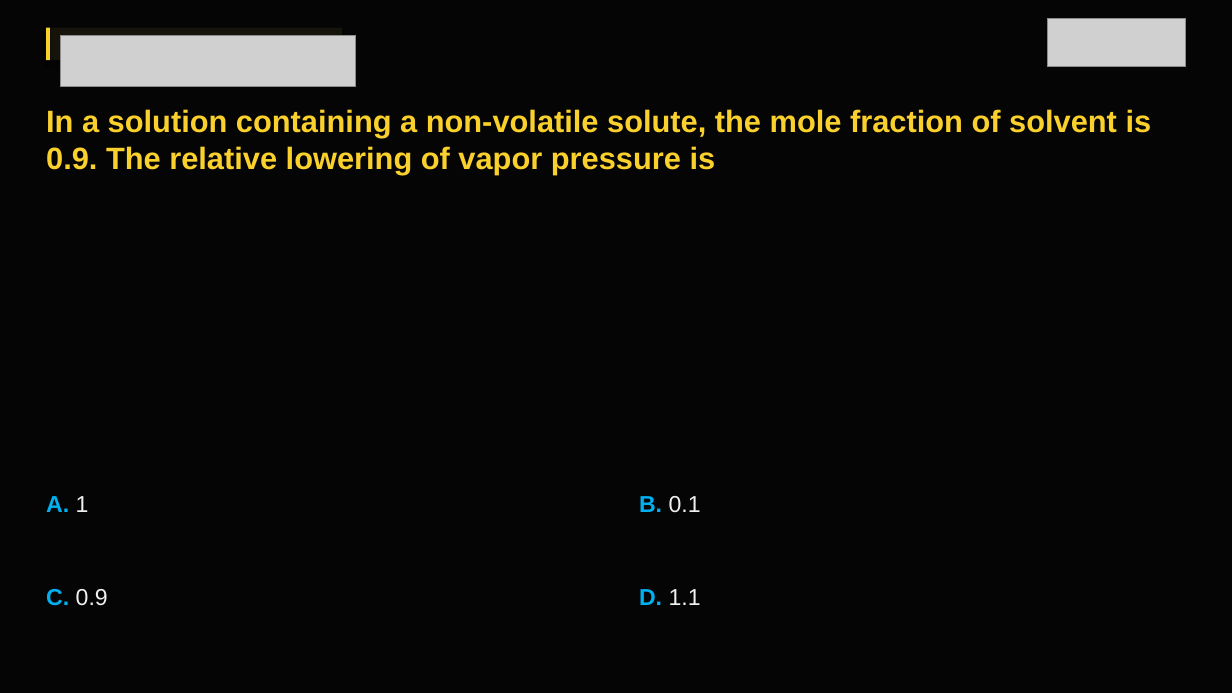
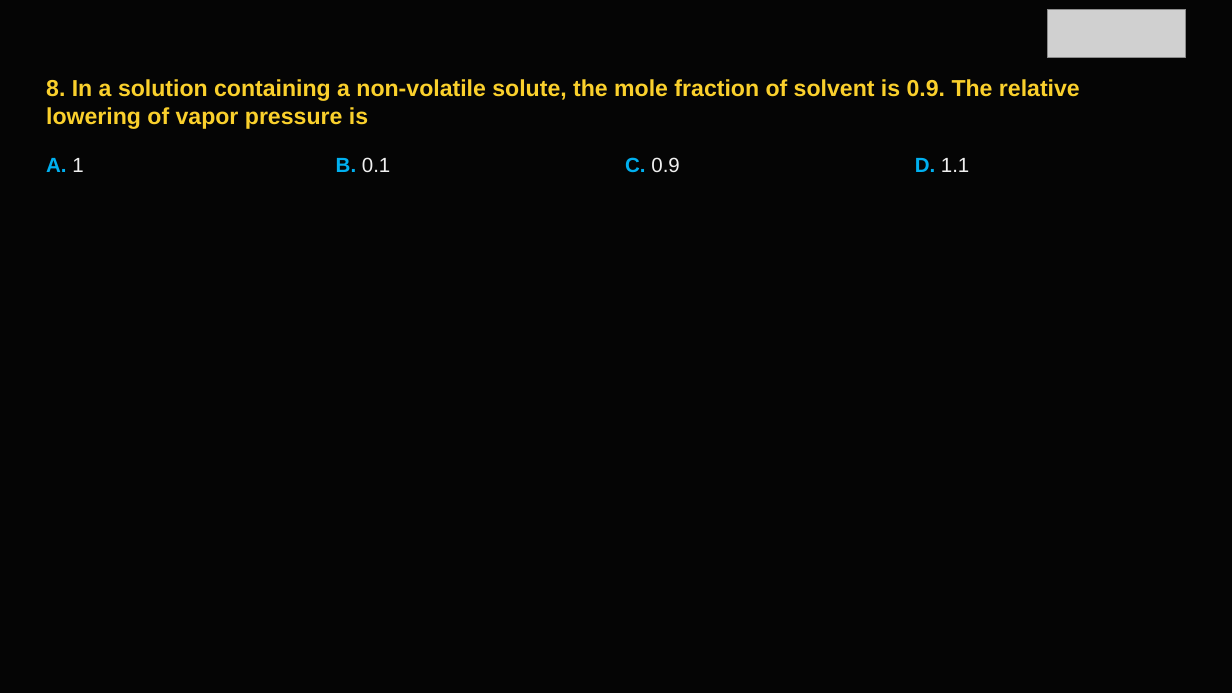
Before and after one commit to lekhan-03/PDFtoSLIDES, a slide deck: slide 9 of data/outputs/chemistry_v4.pptx (slide 10 before the commit). Drawn at 1232x693 pixels with LibreOffice and Linux fonts; fonts in the diff are those of the drawing; grey boxes stand for pictures. Boxes give left, top, right and bottom in pixels: in the first picture for what was removed or moved away, otherwise in the second. Text is boxed around its words. In the diff, an @@ line names an element or a change of style, - is before the commit and + after.

```diff
--- a/data/outputs/chemistry_v4.pptx
+++ b/data/outputs/chemistry_v4.pptx
@@ rectangle removed at [46, 28, 342, 60] @@
@@ rectangle removed at [46, 28, 50, 60] @@
@@ picture: place and size @@
-picture at [1047, 18, 1186, 67]
+picture at [1047, 9, 1186, 57]
@@ picture removed at [60, 35, 356, 86] @@
@@ text at [46, 79, 1080, 129]: text changed; size 24 to 18 pt @@
-In a solution containing a non-volatile solute, the mole fraction of solvent is 0.9. The relative lowering of vapor pressure is
+8. In a solution containing a non-volatile solute, the mole fraction of solvent is 0.9. The relative
+lowering of vapor pressure is
@@ text "A. 1": place and size @@
-text "A. 1" at [46, 496, 89, 512]
+text "A. 1" at [46, 158, 83, 172]
@@ text "B. 0.1": place and size @@
-text "B. 0.1" at [639, 496, 701, 513]
+text "B. 0.1" at [336, 157, 390, 173]
@@ text "C. 0.9": place and size @@
-text "C. 0.9" at [46, 589, 108, 606]
+text "C. 0.9" at [625, 157, 679, 172]
@@ size 18 to 16 pt in 4 elements at [46, 158, 83, 172], [336, 157, 390, 173], [625, 157, 679, 172], [915, 158, 969, 172] @@
@@ text "D. 1.1": place and size @@
-text "D. 1.1" at [639, 589, 701, 605]
+text "D. 1.1" at [915, 158, 969, 172]
```
Also in this commit, not shown: 165 other slides changed, 40 slides added, 38 slides removed, 13 other files.
